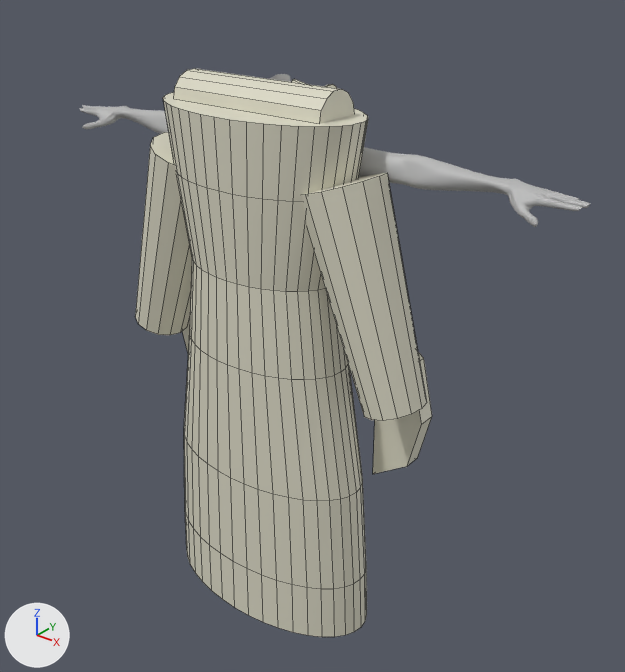
A saved change to the Blender file Assets/OSSBenchmarks/SiroinoSotaiTripoSG20260925/herbarium-shutter-tunic/Character/HerbariumShutterTunic_TripoSG_Refined.blend.
Both versions are drawn from a camera (50 mm lens) standing at (1.038, -1.209, 1.397) and looking at (0.056, 0.019, 0.636). Lighting does not change. The marker at lower left points along +X, +Y and +Z. The older version comes first. Mesh edges are drawn as thin lines on the coarser meshes.

Names of what the first picture shows: 'SiroinoSotai_PC', 'TripoSGRefinedGarmentMesh'.
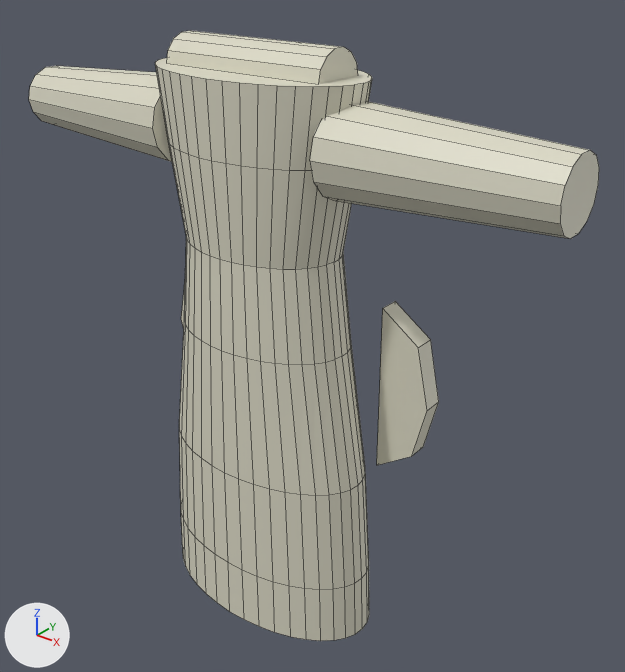
Edits to the scene script, one JSON object a line:
```json
{"block": "me_triposgrefinedgarmentshellmesh", "where": "# used by ob_triposgrefinedgarmentmesh; location = (0.0, 0.0, 0.0)"}
{"op": "remove", "block": "me_triposgrefinedgarmentshellmesh", "code": "me_triposgrefinedgarmentshellmesh.from_pydata(...)  # 454 vertices, 354 faces; spans x -0.363..0.363, y -0.183..0.115, z 0.035..1.143"}
{"op": "add", "block": "me_triposgrefinedgarmentshellmesh", "code": "me_triposgrefinedgarmentshellmesh.from_pydata(...)  # 454 vertices, 354 faces; spans x -0.596..0.596, y -0.199..0.131, z 0.035..1.209"}
{"block": "me_triposgrefinedgarmentshellmesh", "change": "me_triposgrefinedgarmentshellmesh part 1: the loose piece of 280 vertices spanning x -0.249..0.249, y -0.183..0.067, z 0.035..1.096 is scaled about its middle by (1.02, 1.11, 1.06), then moved by (0.0, -0.003, 0.032)"}
{"block": "me_triposgrefinedgarmentshellmesh", "change": "me_triposgrefinedgarmentshellmesh part 2: the loose piece of 28 vertices spanning x -0.17..0.17, y -0.106..-0.01, z 1.05..1.143 is scaled about its middle by (1.02, 1.11, 1.06), then moved by (0.0, -0.003, 0.064)"}
{"block": "me_triposgrefinedgarmentshellmesh", "change": "me_triposgrefinedgarmentshellmesh part 3: the loose piece of 10 vertices spanning x -0.324..-0.217, y 0.013..0.051, z 0.375..0.704 is scaled about its middle by (1.02, 1.11, 1.06), then moved by (-0.006, 0.007, 0.03)"}
{"block": "me_triposgrefinedgarmentshellmesh", "change": "me_triposgrefinedgarmentshellmesh part 4: the loose piece of 10 vertices spanning x 0.217..0.324, y 0.013..0.051, z 0.375..0.704 is scaled about its middle by (1.02, 1.11, 1.06), then moved by (0.006, 0.007, 0.03)"}
{"block": "me_triposgrefinedgarmentshellmesh", "change": "me_triposgrefinedgarmentshellmesh part 5: the loose piece of 30 vertices spanning x -0.054..0.054, y 0.072..0.115, z 1.078..1.119 is scaled about its middle by (1.02, 1.11, 1.06), then moved by (0.0, 0.013, 0.064)"}
{"block": "me_triposgrefinedgarmentshellmesh", "change": "me_triposgrefinedgarmentshellmesh part 6: 28 of 454 vertices moved; they spanned x -0.363..-0.105, y -0.135..0.02, z 0.58..1.015 and now span x -0.596..-0.184, y -0.148..0.028, z 0.965..1.129; mean shift (-0.146, -0.003, 0.254); largest move (-0.273, -0.012, 0.586) -> (-0.596, -0.02, 1.096)"}
{"block": "me_triposgrefinedgarmentshellmesh", "change": "me_triposgrefinedgarmentshellmesh part 7: 28 of 454 vertices moved; they spanned x 0.105..0.363, y -0.135..0.02, z 0.58..1.015 and now span x 0.184..0.596, y -0.148..0.028, z 0.965..1.129; mean shift (0.146, -0.003, 0.254); largest move (0.273, -0.012, 0.586) -> (0.596, -0.02, 1.096)"}
{"block": "me_triposgrefinedgarmentshellmesh", "change": "other edits to the shape of me_triposgrefinedgarmentshellmesh do not show in these pictures"}
```

Boxes (x1, y1, x2, y2) around the edits, measured in the pictures (625 x 672 px; the box of a moved part takes in the faces that stretch with it):
```json
{"object": "TripoSGRefinedGarmentMesh", "change": "reshaped", "before": [135, 69, 432, 637], "after": [29, 31, 599, 641], "on screen": "92% wider, 7% taller"}
{"part": 1, "of": "me_triposgrefinedgarmentshellmesh", "change": "moved or reshaped", "before": [163, 92, 368, 637], "after": [155, 58, 372, 641]}
{"part": 2, "of": "me_triposgrefinedgarmentshellmesh", "change": "moved or reshaped", "before": [174, 69, 355, 124], "after": [167, 31, 358, 84]}
{"part": 3, "of": "me_triposgrefinedgarmentshellmesh", "change": "moved or reshaped", "before": [183, 317, 190, 353], "after": [181, 285, 185, 329], "on screen": "mostly hidden"}
{"part": 4, "of": "me_triposgrefinedgarmentshellmesh", "change": "moved or reshaped", "before": [373, 352, 432, 474], "after": [377, 301, 439, 465]}
{"part": 5, "of": "me_triposgrefinedgarmentshellmesh", "change": "moved or reshaped", "before": [292, 79, 337, 88], "on screen": "not visible afterwards"}
{"part": 6, "of": "me_triposgrefinedgarmentshellmesh", "change": "moved or reshaped", "before": [135, 132, 192, 335], "after": [29, 66, 172, 162]}
{"part": 7, "of": "me_triposgrefinedgarmentshellmesh", "change": "moved or reshaped", "before": [302, 172, 426, 421], "after": [310, 101, 599, 239]}
{"object": "SiroinoSotai_PC", "change": "unchanged, covered by the edit", "before": [80, 74, 590, 227]}
```
